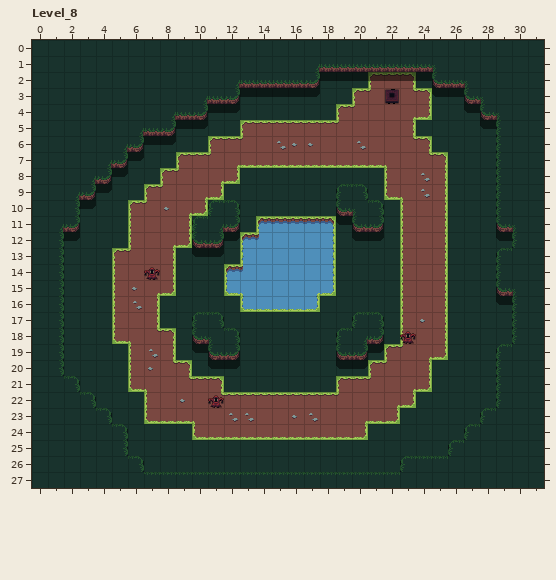
LDtk project: levels.ldtk. The first picture shows the starting point.
Cells are 16x16 px. Shown: Level_8 x 0..31, y 0..27.
And afterwards:
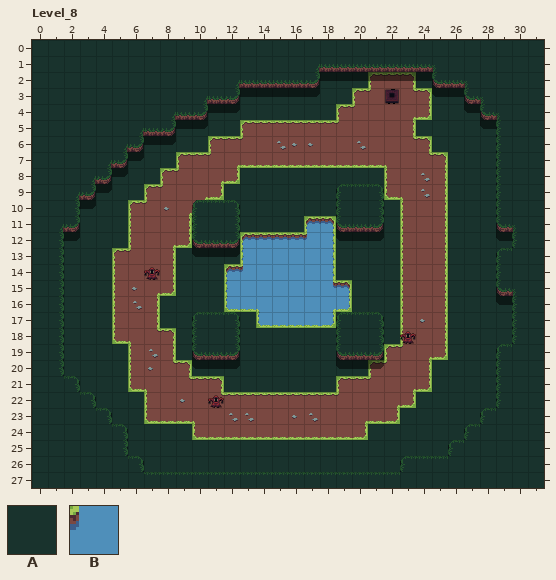
Key: from "Solids": A 1 "walls", B 2 "water".
_ is an empty cell.
Difference:
Layer "Solids":
y 9: x 21 _ -> A
y 10: x 10 _ -> A
y 11: x 14..16 BBB -> ___; x 19 _ -> A
y 12: x 12 _ -> A
y 15: x 19 _ -> B
y 16: x 12 _ -> B; x 18..19 __ -> BB
y 17: x 12 _ -> A; x 14..19 ______ -> BBBBBA
y 19: x 10 _ -> A; x 21 _ -> A
